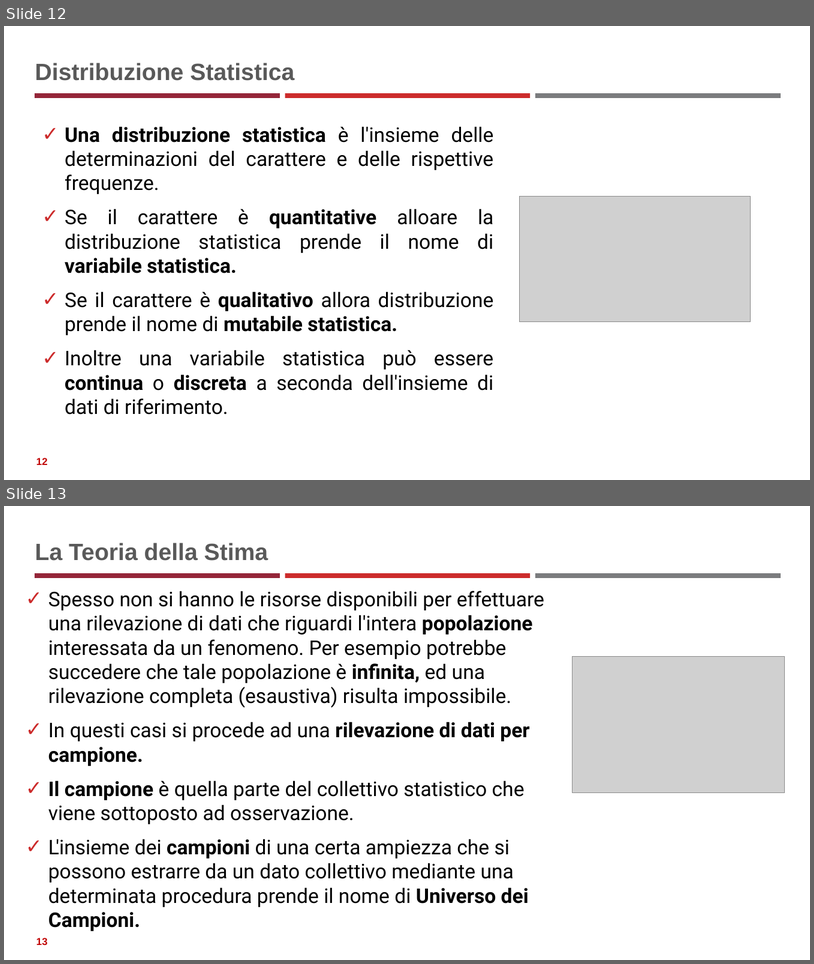
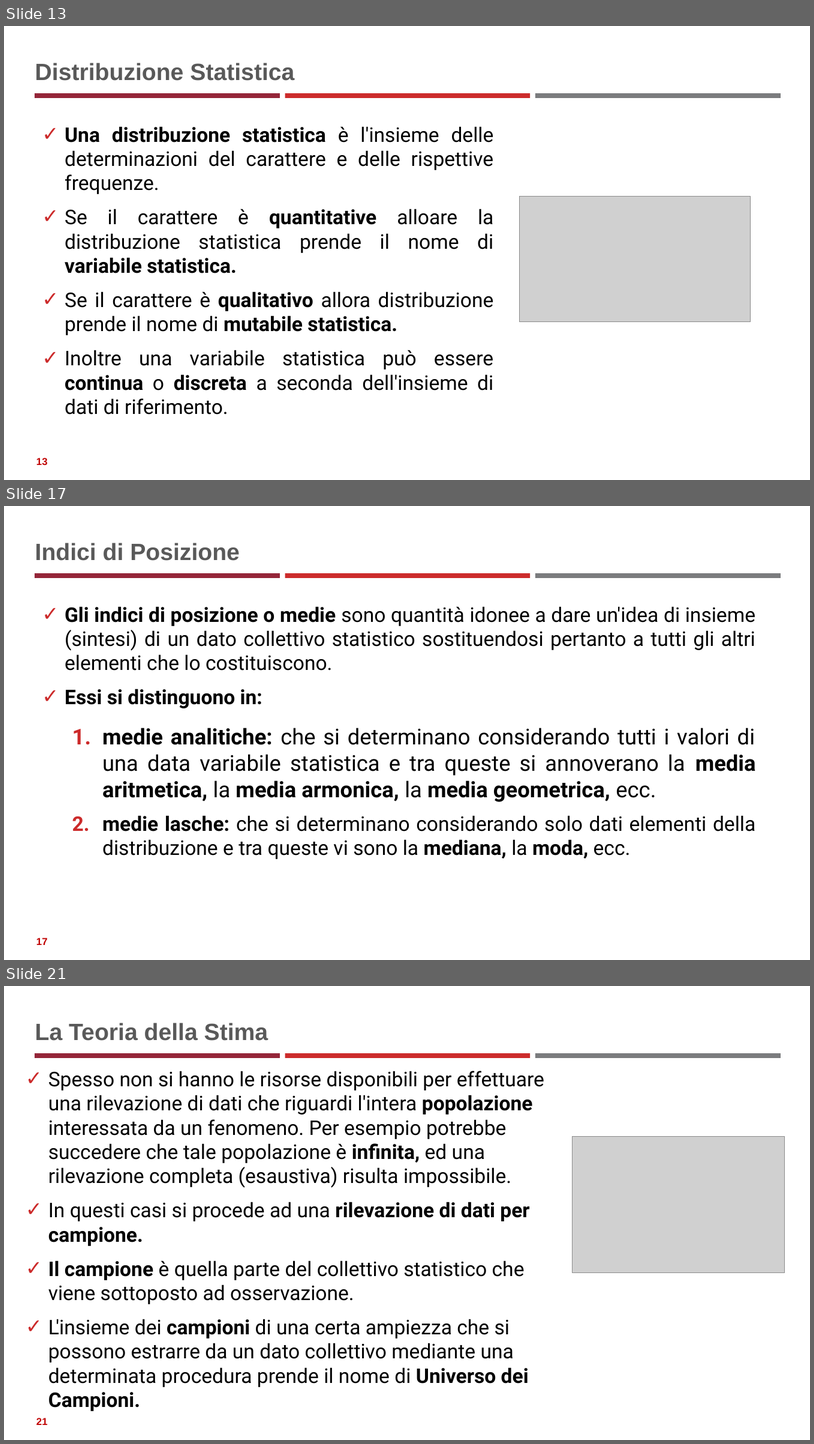
Before and after one commit to neural1977/data_science_interview_material, a slide deck: Statistics_ita.pptx. Shown one above the other, each under a label of ours: slides 12 and 13 before the commit, slides 13, 17 and 21 after it; the slides between them are not shown. The pictures are 814x964 and 814x1444 pixels, drawn with LibreOffice and Linux fonts; fonts in the diff are those of the drawing; grey boxes stand for pictures. Boxes give left, top, right and bottom in pixels: in the first picture for what was removed or moved away, otherwise in the second. Text is boxed around its words. In the diff, an @@ line names an element or a change of style, - is before the commit and + after.

```diff
--- a/Statistics_ita.pptx
+++ b/Statistics_ita.pptx
@@ slide 17 added at (4, 506, 810, 960), background #FFFFFF; not listed: 3 template elements that a slide beside it also shows @@
@@ title added at (35, 543, 240, 561), 28 pt, text #595959, bold @@
+Indici di Posizione
@@ text added at (65, 606, 756, 859), 24 pt, text #000000 @@
+✓ Gli indici di posizione o medie sono quantità idonee a dare un'idea di insieme (sintesi) di un dato collettivo statistico sostituendosi pertanto a tutti gli altri elementi che lo costituiscono.
+✓ Essi si distinguono in:
+  1. medie analitiche: che si determinano considerando tutti i valori di una data variabile statistica e tra queste si annoverano la media aritmetica, la media armonica, la media geometrica, ecc.
+  2. medie lasche: che si determinano considerando solo dati elementi della distribuzione e tra queste vi sono la mediana, la moda, ecc.
@@ page number added at (36, 937, 48, 945), 12 pt, text #C00000, bold @@
+17
@@ what was slide 12 is now slide 13 @@
@@ page number at (36, 457, 48, 465): text changed @@
-12
+13
@@ what was slide 13 is now slide 21 @@
@@ page number at (36, 1417, 48, 1425): text changed @@
-13
+21
```
Also in this commit, not shown: 7 other slides added, 1 other file.
